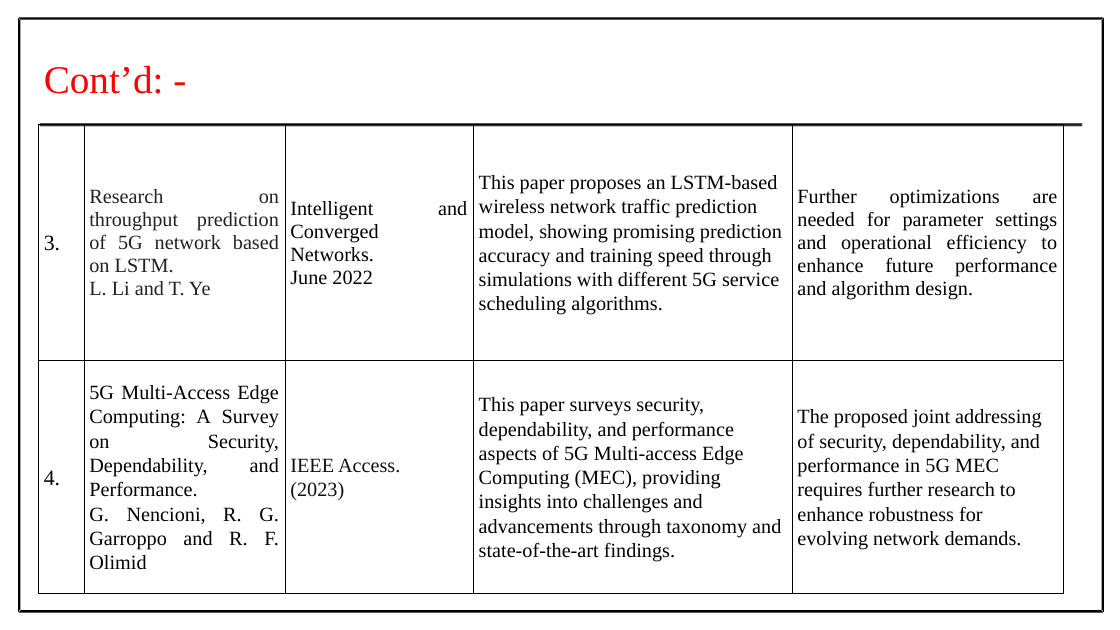
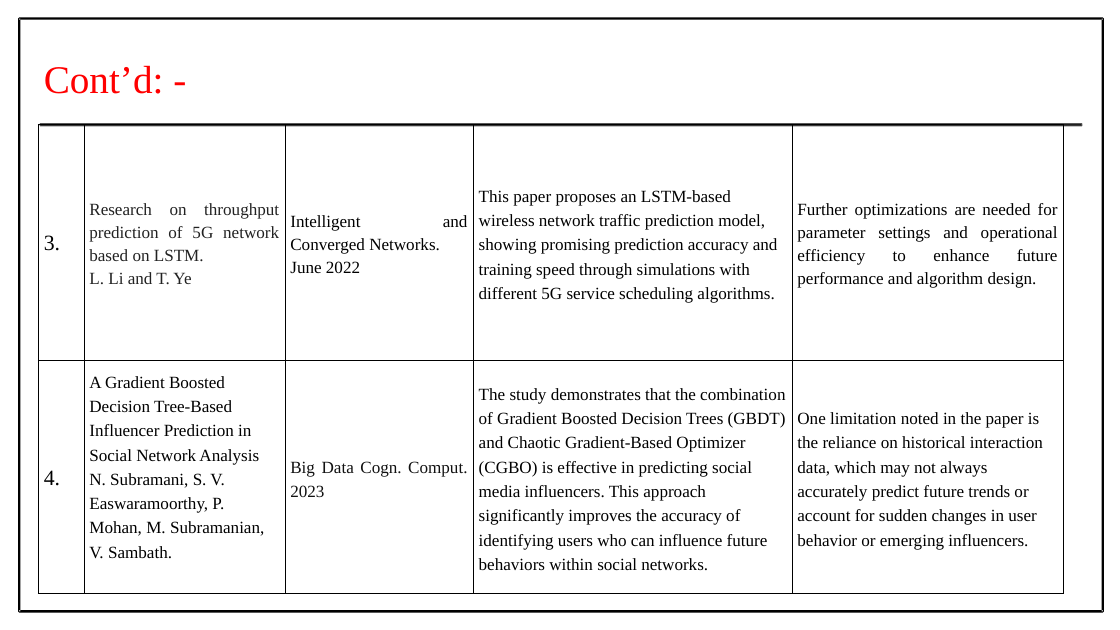
Before and after one commit to Prithiv-vijai/5g_MEC, a slide deck: slide 7 of Batch_4 IT-G2 review 1.pptx. Drawn at 1120x630 pixels with LibreOffice and Linux fonts; fonts in the diff are those of the drawing. Boxes give left, top, right and bottom in pixels: in the first picture for what was removed or moved away, otherwise in the second. Text is boxed around its words. In the diff, an @@ line names an element or a change of style, - is before the commit and + after.

```diff
--- a/Batch_4 IT-G2 review 1.pptx
+++ b/Batch_4 IT-G2 review 1.pptx
@@ table at (x1=38, y1=124, x2=1063, y2=593) @@
-row 2: 4. | 5G Multi-Access Edge Computing: A Survey on Security, Dependability, and Performance. / G. Nencioni, R. G. Garroppo and R. F. Olimid | IEEE Access. / (2023) | This paper surveys security, dependability, and performance aspects of 5G Multi-access Edge Computing (MEC), providing insights into challenges and advancements through taxonomy and state-of-the-art findings. | The proposed joint addressing of security, dependability, and performance in 5G MEC requires further research to enhance robustness for evolving network demands.
+row 2: 4. | A Gradient Boosted Decision Tree-Based Influencer Prediction in Social Network Analysis / N. Subramani, S. V. Easwaramoorthy, P. Mohan, M. Subramanian, V. Sambath. | Big Data Cogn. Comput. 2023 | The study demonstrates that the combination of Gradient Boosted Decision Trees (GBDT) and Chaotic Gradient-Based Optimizer (CGBO) is effective in predicting social media influencers. This approach significantly improves the accuracy of identifying users who can influence future behaviors within social networks. | One limitation noted in the paper is the reliance on historical interaction data, which may not always accurately predict future trends or account for sudden changes in user behavior or emerging influencers.
@@ size 26 to 22 pt in "Research on throughput prediction of 5G network ...", "L. Li and T. Ye", "Intelligent and Converged Networks.", "June 2022" and 2 more places @@
```
Also in this commit, not shown: 23 other slides changed, 9 slides added, 3 slides removed, 1 other file.
